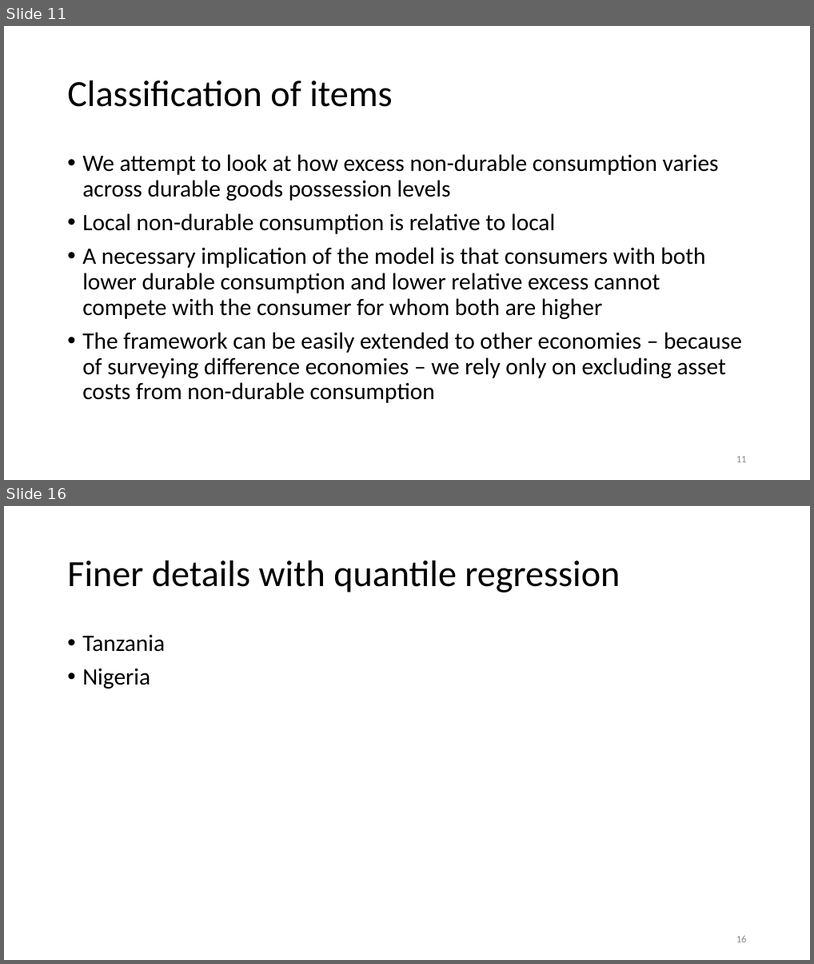
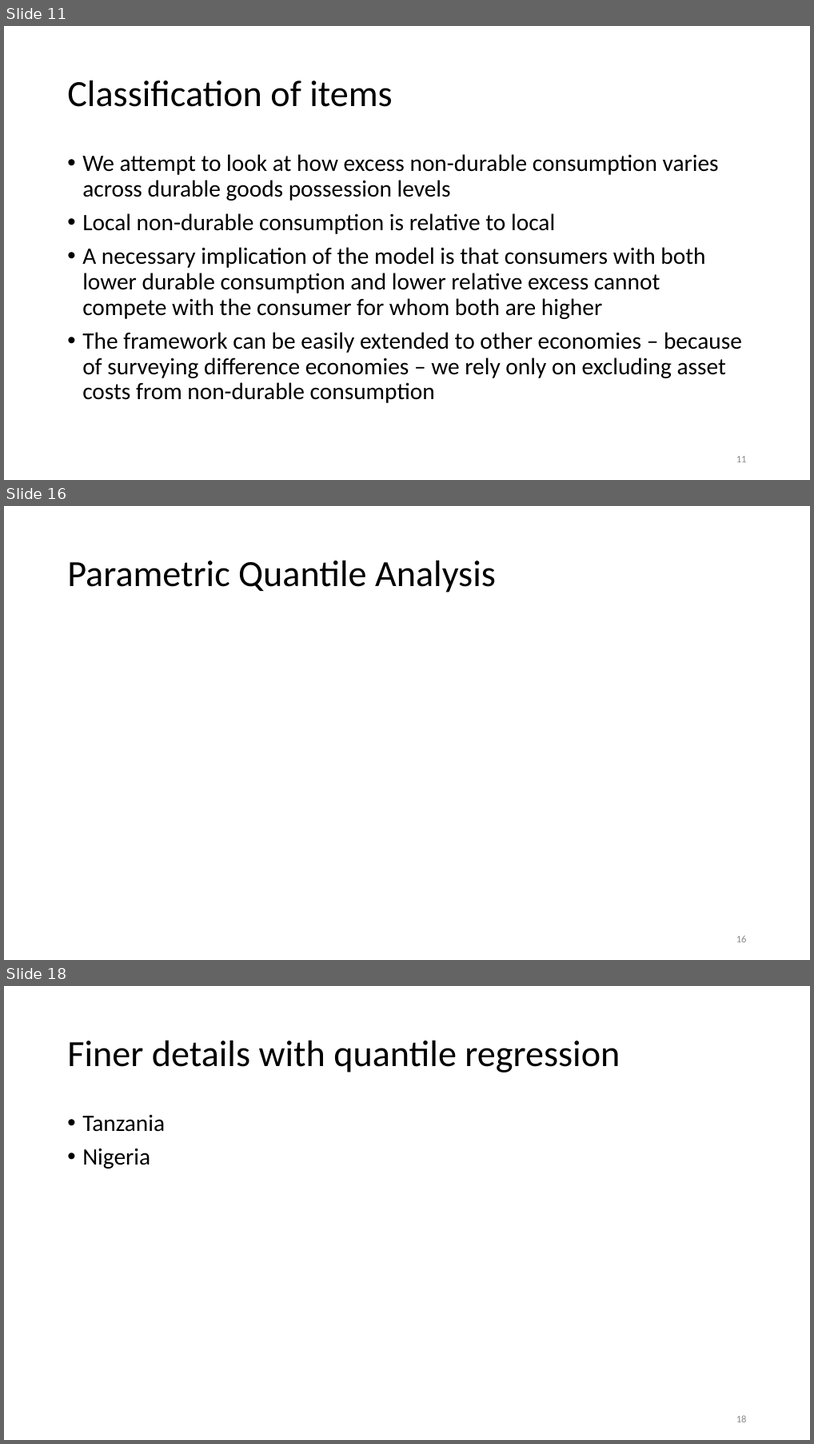
Before and after one commit to anuragr81/research, a slide deck: consumption/presentationOct2021.pptx. Shown one above the other, each under a label of ours: slides 11 and 16 before the commit, slides 11, 16 and 18 after it; the slides between them are not shown. The pictures are 814x964 and 814x1444 pixels, drawn with LibreOffice and Linux fonts; fonts in the diff are those of the drawing; background and template pictures are left out. Boxes give left, top, right and bottom in pixels: in the first picture for what was removed or moved away, otherwise in the second. Text is boxed around its words. In the diff, an @@ line names an element or a change of style, - is before the commit and + after.

```diff
--- a/consumption/presentationOct2021.pptx
+++ b/consumption/presentationOct2021.pptx
@@ slide 16 added at box(4, 506, 810, 960), background #FFFFFF @@
@@ title added at box(67, 560, 496, 592), 33 pt, text #000000 @@
+Parametric Quantile Analysis
@@ page number added at box(737, 935, 747, 942), 9 pt, text #8C8C8C @@
+16
@@ what was slide 16 is now slide 18 @@
```
Also in this commit, not shown: 3 slides changed, 2 other slides added, 1 slide removed, 2 other files.
